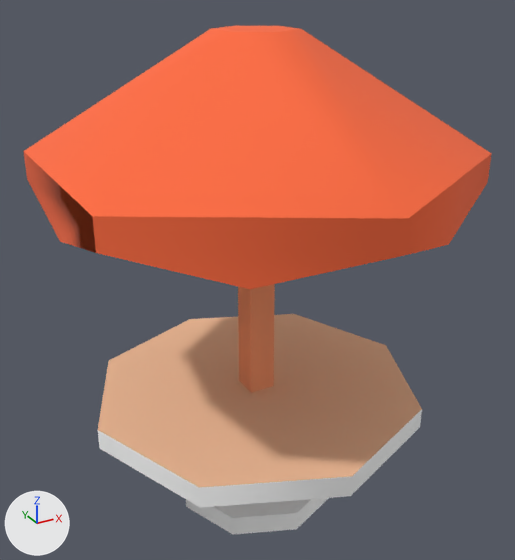
The glTF model assets/kenney/citycommercial/detail-parasol-b.glb: old version first, new version second.
The view is the same before and after, from a 50 mm lens placed at (-0.29, -0.529, 0.495), pointed at (0.002, 0.001, 0.23). Lighting does not change. The marker at lower left points along +X, +Y and +Z. The older version comes first.

The first picture shows 'detail-parasol-b'.
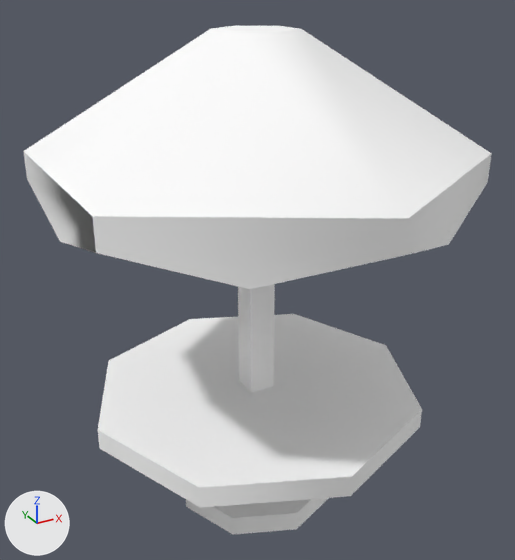
Boxes [x1, y1, x2, y2] around the edits, measured in the pictures (515 x 560 px):
```json
{"object": "detail-parasol-b", "change": "recoloured", "before": [23, 26, 492, 491], "after": [23, 26, 492, 491], "on screen": "lighter"}
```

Edits to the scene script, one JSON object a line:
```json
{"op": "add", "block": "mat_colormap_135", "code": ["mat_colormap_135 = principled_material('colormap.135')", "mat_colormap_135.base_color = (1.0, 1.0, 1.0)  # white #ffffff", "mat_colormap_135.roughness = 1.0"]}
{"block": "me_detail_parasol_b", "where": "me_detail_parasol_b.from_pydata(...)  # 64 vertices, 102 faces; spans x -0.173..0.173, y -0.2..0.2, z 0.0..0.45"}
{"op": "remove", "block": "me_detail_parasol_b", "code": "me_detail_parasol_b.materials.append(mat_colormap)"}
{"op": "add", "block": "me_detail_parasol_b", "code": "me_detail_parasol_b.materials.append(mat_colormap_135)  # white #ffffff"}
```
